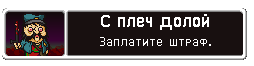
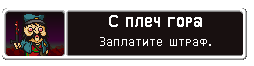
Revision of a layered (254, 66) image; what changed, layer by layer:
removed layer "Layer 4" over bbox(101, 14, 209, 30)
added layer "Layer 7" above "Layer 6" over bbox(109, 15, 202, 27)
added layer "Layer 5" above "Achievement - coppersilver" over bbox(101, 14, 209, 30)
added layer "Achievement - coppersilver" over bbox(101, 14, 209, 30)
